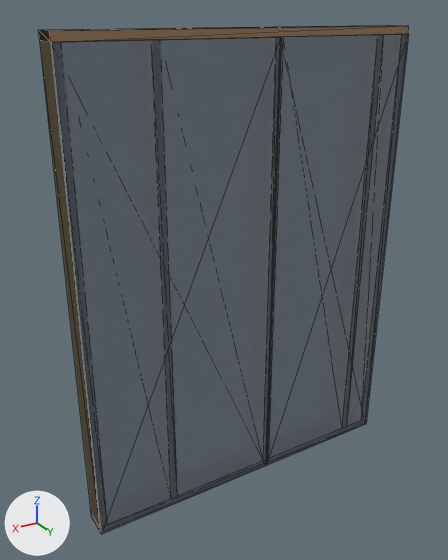
One commit to the glTF model panels/EX15_GF.glb: the scene before it, then after it.
Rendered twice from a 50 mm lens placed at (1.6, 2.45, 1.25), pointed at (0.1, -0.05, 0.0). Arrows for +X, +Y and +Z are at lower left; the lights stay in place. The first picture is the older version. Mesh edges are drawn as thin lines. Vertices at exactly the same position are counted once.

In view in the first picture: 'EX15 GF'.
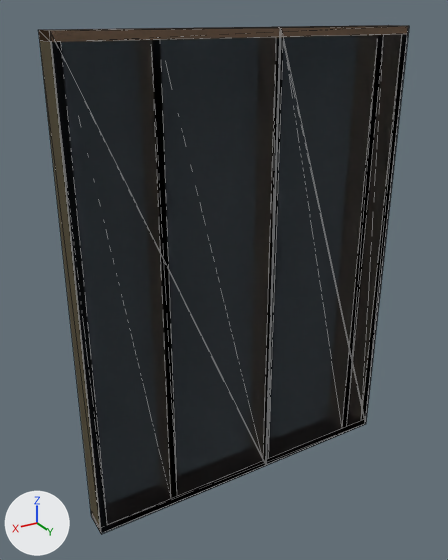
Where the change shows, as pixel boxes (x1, y1, x2, y2) in the pictures (448 x 560 px; the box of a moved part takes in the faces that stretch with it):
part 1 of me_ex15_gf, moved or reshaped
    before: (51, 34, 409, 534)
    after: (50, 26, 409, 534)

Diff of the bpy script that builds the scene:
```diff
--- a/panels/EX15_GF.glb.py
+++ b/panels/EX15_GF.glb.py
@@ me_ex15_gf @@
 me_ex15_gf.from_pydata(...)  # 104 vertices, 156 faces, 156 loose edges; spans x -0.9..0.9, y -0.07..0.07, z -1.19..1.19
 # used by ob_ex15_gf; location = (0.0, 0.0, 0.0)
-me_ex15_gf.vertices[89].co = (-0.9, 0.07, -1.19)  # pixel (365, 423)
-me_ex15_gf.vertices[90].co = (-0.12, 0.07, -1.19)  # pixel (266, 464)
-me_ex15_gf.vertices[91].co = (-0.12, 0.07, -1.19)  # pixel (266, 465)
-me_ex15_gf.vertices[92].co = (-0.12, 0.07, 1.15)  # pixel (280, 36)
-me_ex15_gf.vertices[93].co = (-0.12, 0.07, 1.15)  # pixel (281, 36)
-me_ex15_gf.vertices[94].co = (-0.9, 0.07, 1.15)  # pixel (407, 34)
-me_ex15_gf.vertices[95].co = (-0.9, 0.07, 1.15)  # pixel (408, 34)
-me_ex15_gf.vertices[97].co = (-0.12, 0.07, -1.19)  # pixel (265, 465)
-me_ex15_gf.vertices[98].co = (0.9, 0.07, -1.19)  # pixel (101, 533)
-me_ex15_gf.vertices[99].co = (0.9, 0.07, -1.19)  # pixel (101, 534)
-me_ex15_gf.vertices[100].co = (0.9, 0.07, 1.15)  # pixel (50, 42)
-me_ex15_gf.vertices[101].co = (0.9, 0.07, 1.15)  # pixel (51, 42)
-me_ex15_gf.vertices[102].co = (-0.12, 0.07, 1.15)  # pixel (279, 36)
-me_ex15_gf.vertices[103].co = (-0.12, 0.07, 1.15)  # pixel (281, 37)
+# me_ex15_gf part 1
+me_ex15_gf.vertices[89].co = (-0.12, 0.07, -1.19)  # pixel (266, 465)
+me_ex15_gf.vertices[90].co = (-0.12, 0.07, 1.19)  # pixel (281, 28)
+me_ex15_gf.vertices[91].co = (-0.9, 0.07, 1.19)  # pixel (409, 26)
+me_ex15_gf.vertices[92].co = (-0.9, 0.07, -1.19)  # pixel (365, 423)
+me_ex15_gf.vertices[93].co = (-0.9, 0.07, 1.19)  # pixel (408, 26)
+me_ex15_gf.vertices[94].co = (-0.12, 0.07, 1.19)  # pixel (280, 27)
+me_ex15_gf.vertices[95].co = (-0.12, 0.07, -1.19)  # pixel (266, 464)
+me_ex15_gf.vertices[97].co = (0.9, 0.07, -1.19)  # pixel (101, 534)
+me_ex15_gf.vertices[98].co = (0.9, 0.07, 1.19)  # pixel (50, 31)
+me_ex15_gf.vertices[99].co = (-0.12, 0.07, 1.19)  # pixel (281, 28)
+me_ex15_gf.vertices[100].co = (-0.12, 0.07, -1.19)  # pixel (265, 465)
+me_ex15_gf.vertices[101].co = (-0.12, 0.07, 1.19)  # pixel (280, 27)
+me_ex15_gf.vertices[102].co = (0.9, 0.07, 1.19)  # pixel (49, 31)
+me_ex15_gf.vertices[103].co = (0.9, 0.07, -1.19)  # pixel (101, 533)
 me_ex15_gf.materials.append(mat_bottom_rail)
```
